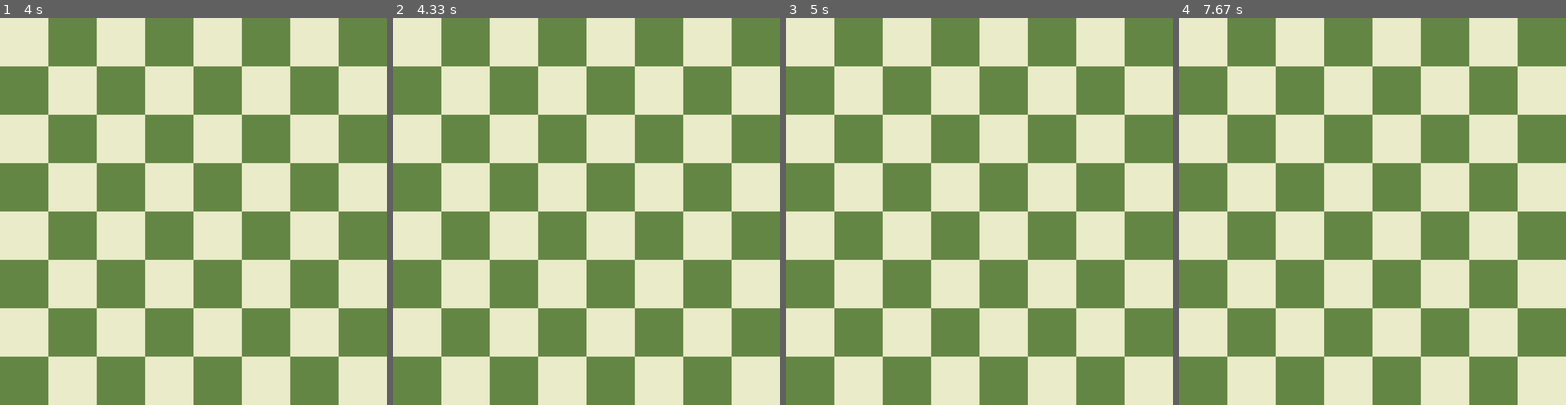
Above: before the commit, frames 1-4 (left to right).
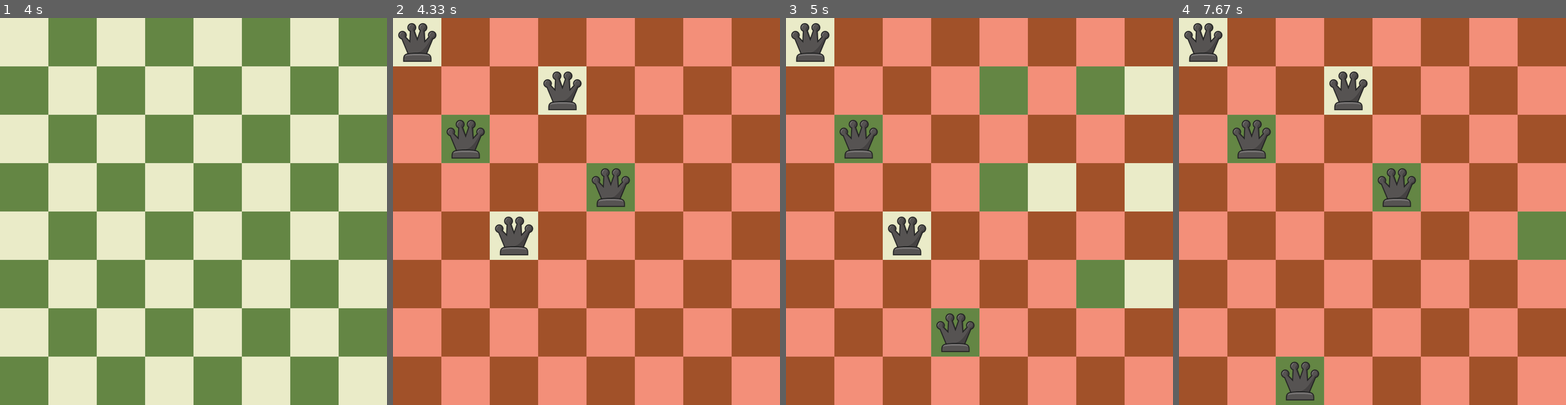
Above: after the commit, the same moments.

Repository: TrofficusLearning/8_queens_pygame
Game: pygame game, started from queens_backtracking.py
Two runs of this game, one before a commit and one after it. Both use one fixed random seed, a clock stepped at 60 frames per second and the inputs below.
Inputs:
- Up to frame 1 (4 s): no input
- Up to frame 2 (4.33 s): no input
- Up to frame 3 (5 s): no input
- Up to frame 4 (7.67 s): no input

Frame 1 is identical in both runs. In frame 2, 95% of the frame differs, in the area x 0-100%, y 0-100%; in frame 3, 84%; in frame 4, 94%.

Commit message:
Automatically solve 8 queens problem using backtracking

Diff:
--- a/chessboard.py
+++ b/chessboard.py
@@ -68,6 +68,9 @@
     def get_queen_at(self, row, col):
         return self.board[row][col]
 
+    def is_queen_at(self, row, col):
+        return isinstance(self.board[row][col], Queen)
+
     def place_queen(self, row, col):
         if self.board[row][col] is None:
             piece = Queen(QUEEN_IMAGE, row, col)
@@ -116,6 +119,9 @@
     def get_queen_at(self, row, col):
         return self.board[row][col]
 
+    def is_queen_at(self, row, col):
+        return isinstance(self.board[row][col], Queen)
+
     def place_queen(self, row, col):
         if self.board[row][col] is None:
             piece = Queen(QUEEN_IMAGE, row, col)
--- a/queens_backtracking.py
+++ b/queens_backtracking.py
@@ -33,12 +33,49 @@
                 else:
                     chessboard.remove_queen(*clicked_cell)
 
-        screen.fill(WHITE)
-        chessboard.draw(screen)
-        pygame.display.flip()
-        clock.tick(60)
+        draw_chessboard(screen, chessboard)
+        pygame.time.delay(4000)
 
-    pygame.quit()
+        solve_n_queens(screen, clock, chessboard, 0)
+
+        pygame.time.delay(5000)
+        pygame.quit()
+
+
+def draw_chessboard(screen, chessboard):
+    screen.fill(WHITE)
+    chessboard.draw(screen)
+    pygame.display.flip()
+    pygame.time.delay(60)
+
+
+def solve_n_queens(screen, clock,  chessboard, col):
+    if col == BOARD_SIZE:
+        draw_chessboard(screen, chessboard)
+        return True
+    for i in range(BOARD_SIZE):
+        if is_safe(chessboard, i, col):
+            chessboard.place_queen(i, col)
+            draw_chessboard(screen, chessboard)
+
+            if solve_n_queens(screen, clock, chessboard, col + 1):
+                return True
+            chessboard.remove_queen(i, col)
+            draw_chessboard(screen, chessboard)
+    return False
+
+
+def is_safe(chessboard, row, col):
+    for x in range(col):
+        if chessboard.is_queen_at(row, x):
+            return False
+    for x, y in zip(range(row, -1, -1), range(col, -1, -1)):
+        if chessboard.is_queen_at(x, y):
+            return False
+    for x, y in zip(range(row, BOARD_SIZE, 1), range(col, -1, -1)):
+        if chessboard.is_queen_at(x, y) == 1:
+            return False
+    return True
 
 
 if __name__ == "__main__":
